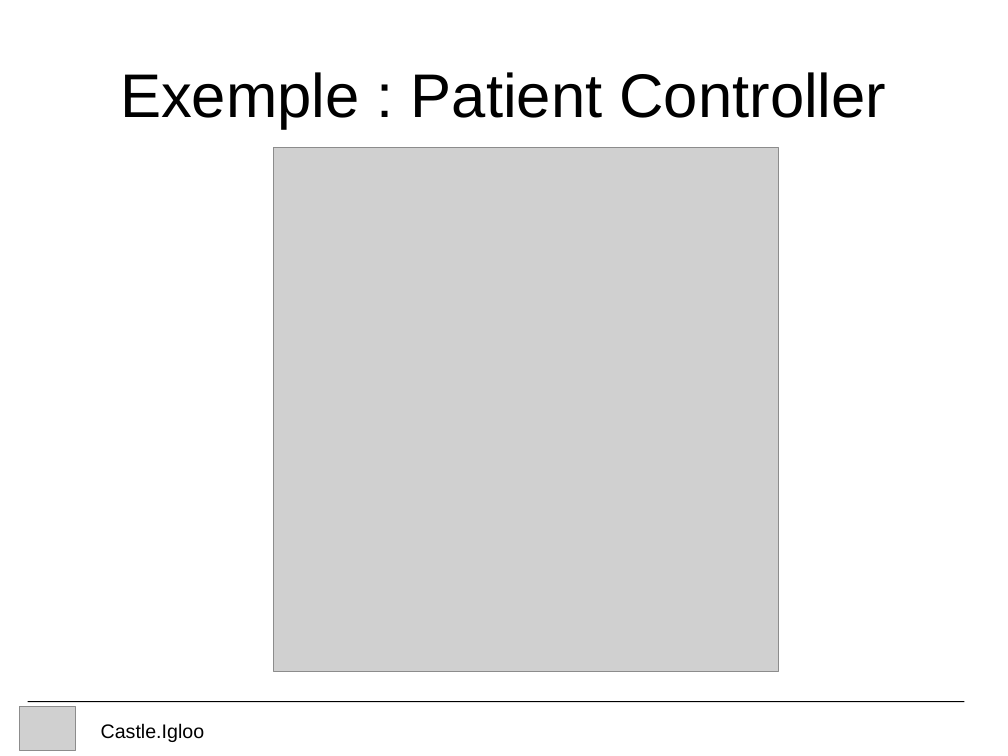
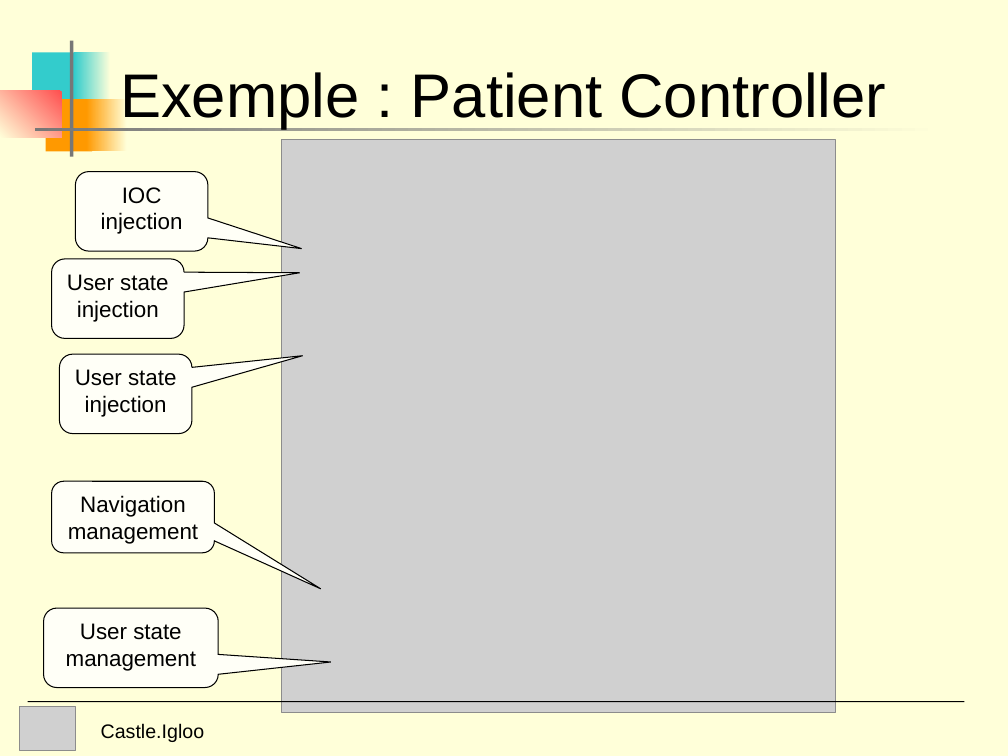
Before and after one commit to FranciscoJose74/Castle-Windosor, a slide deck: slide 20 of Experiments/Castle.Igloo/doc/Igloo Presentation.ppt (slide 13 before the commit). Drawn at 1008x756 pixels with LibreOffice and Linux fonts; fonts in the diff are those of the drawing; grey boxes stand for pictures. Boxes give left, top, right and bottom in pixels: in the first picture for what was removed or moved away, otherwise in the second. Text is boxed around its words. In the diff, an @@ line names an element or a change of style, - is before the commit and + after.

```diff
--- a/Experiments/Castle.Igloo/doc/Igloo Presentation.ppt
+++ b/Experiments/Castle.Igloo/doc/Igloo Presentation.ppt
@@ background #FFFFFF to #FFFFD9 @@
@@ rectangle added at [32,52,81,105], fill #33CCCC @@
@@ rectangle added at [70,40,73,156], fill #777777 @@
@@ rectangle added at [75,52,111,105], fill gradient #FFFFD9 to #33CCCC @@
@@ rectangle added at [0,91,61,137], fill gradient #FF5050 to #FFFFD9 @@
@@ rectangle added at [45,99,92,151], fill #FF9900 @@
@@ rectangle added at [87,99,127,151], fill gradient #FFFFD9 to #FF9900 @@
@@ rectangle added at [35,128,942,131], fill gradient #FFFFD9 to #777777 @@
@@ picture: place and size @@
-picture at [274,148,778,672]
+picture at [282,140,837,713]
@@ rounded speech box added at [76,171,208,251], fill #FFFFF7, outline #000000 0.74 pt, 16 pt, text #000000 @@
+IOC injection
@@ rounded speech box added at [51,259,183,339], fill #FFFFF7, outline #000000 0.74 pt, 16 pt, text #000000 @@
+User state
+injection
@@ rounded speech box added at [59,354,192,433], fill #FFFFF7, outline #000000 0.74 pt, 16 pt, text #000000 @@
+User state
+injection
@@ rounded speech box added at [51,481,214,552], fill #FFFFF7, outline #000000 0.74 pt, 16 pt, text #000000 @@
+Navigation
+management
@@ rounded speech box added at [43,608,218,687], fill #FFFFF7, outline #000000 0.74 pt, 16 pt, text #000000 @@
+User state
+management
```
Also in this commit, not shown: 11 other slides changed, 8 slides added, 1 slide removed, 2 other files.
